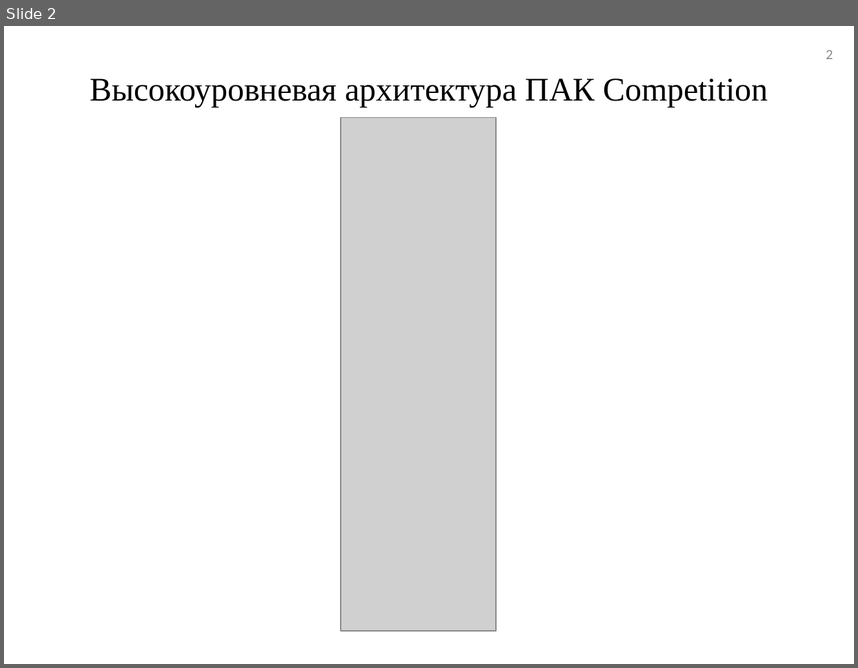
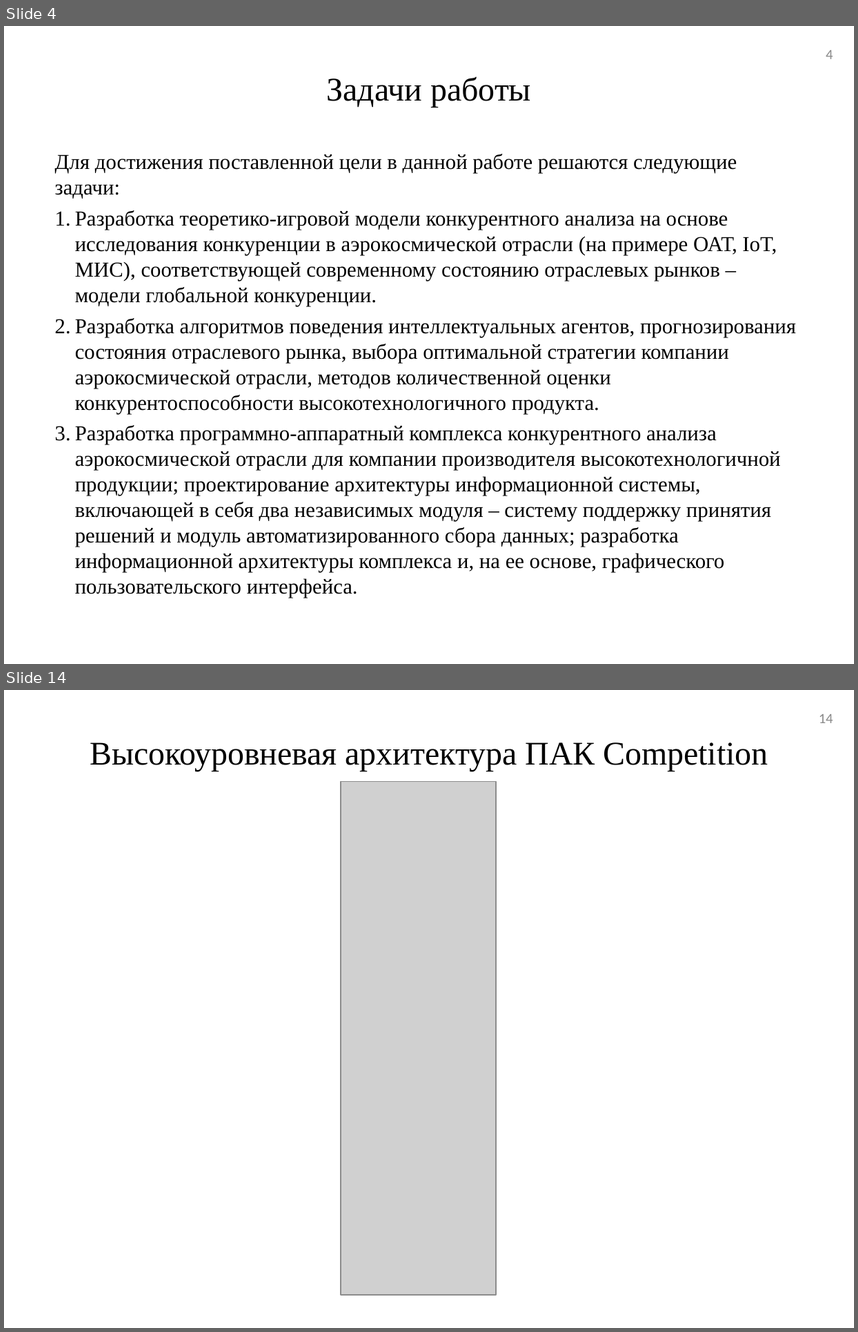
Before and after one commit to tehdoorsareopen/science, a slide deck: Предзащита/Презентация/Презентация_v01.ppt. Shown one above the other, each under a label of ours: slide 2 before the commit, slides 4 and 14 after it; the slides between them are not shown. The pictures are 858x668 and 858x1332 pixels, drawn with LibreOffice and Linux fonts; fonts in the diff are those of the drawing; grey boxes stand for pictures. Boxes give left, top, right and bottom in pixels: in the first picture for what was removed or moved away, otherwise in the second. Text is boxed around its words. In the diff, an @@ line names an element or a change of style, - is before the commit and + after.

```diff
--- a/Предзащита/Презентация/Презентация_v01.ppt
+++ b/Предзащита/Презентация/Презентация_v01.ppt
@@ slide 4 added at bbox=[4, 26, 854, 664], background #FFFFFF @@
@@ page number added at bbox=[826, 50, 833, 59], 12 pt, text #898989 @@
+4
@@ title added at bbox=[327, 76, 531, 107], 28 pt, text #000000 @@
+Задачи работы
@@ text added at bbox=[55, 154, 796, 597], 18 pt, text #000000 @@
+Для достижения поставленной цели в данной работе решаются следующие задачи:
+1. Разработка теоретико-игровой модели конкурентного анализа на основе исследования конкуренции в аэрокосмической отрасли (на примере ОАТ, IoT, МИС), соответствующей современному состоянию отраслевых рынков – модели глобальной конкуренции.
+2. Разработка алгоритмов поведения интеллектуальных агентов, прогнозирования состояния отраслевого рынка, выбора оптимальной стратегии компании аэрокосмической отрасли, методов количественной оценки конкурентоспособности высокотехнологичного продукта.
+3. Разработка программно-аппаратный комплекса конкурентного анализа аэрокосмической отрасли для компании производителя высокотехнологичной продукции; проектирование архитектуры информационной системы, включающей в себя два независимых модуля – систему поддержку принятия решений и модуль автоматизированного сбора данных; разработка информационной архитектуры комплекса и, на ее основе, графического пользовательского интерфейса.
@@ what was slide 2 is now slide 14 @@
@@ page number at bbox=[819, 714, 833, 723]: text changed @@
-2
+14
```
Also in this commit, not shown: 1 slide changed, 11 other slides added, 3 other files.
